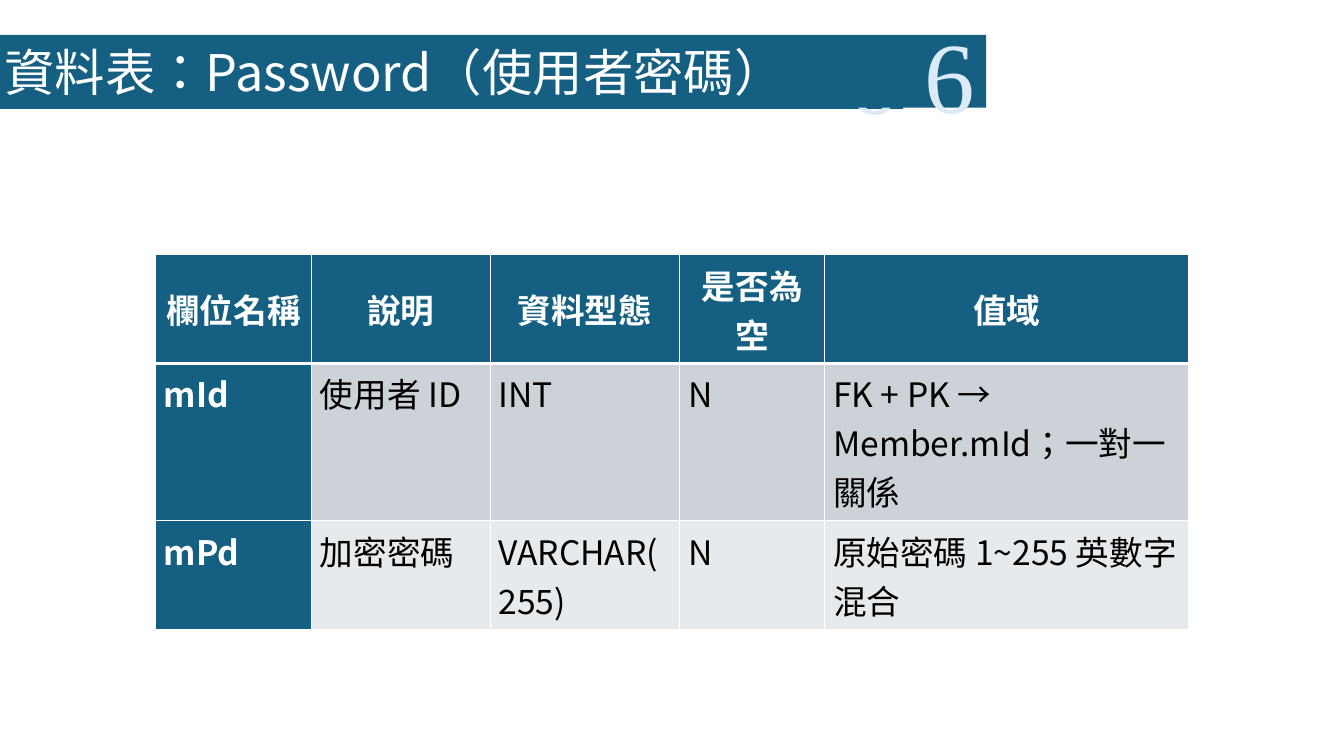
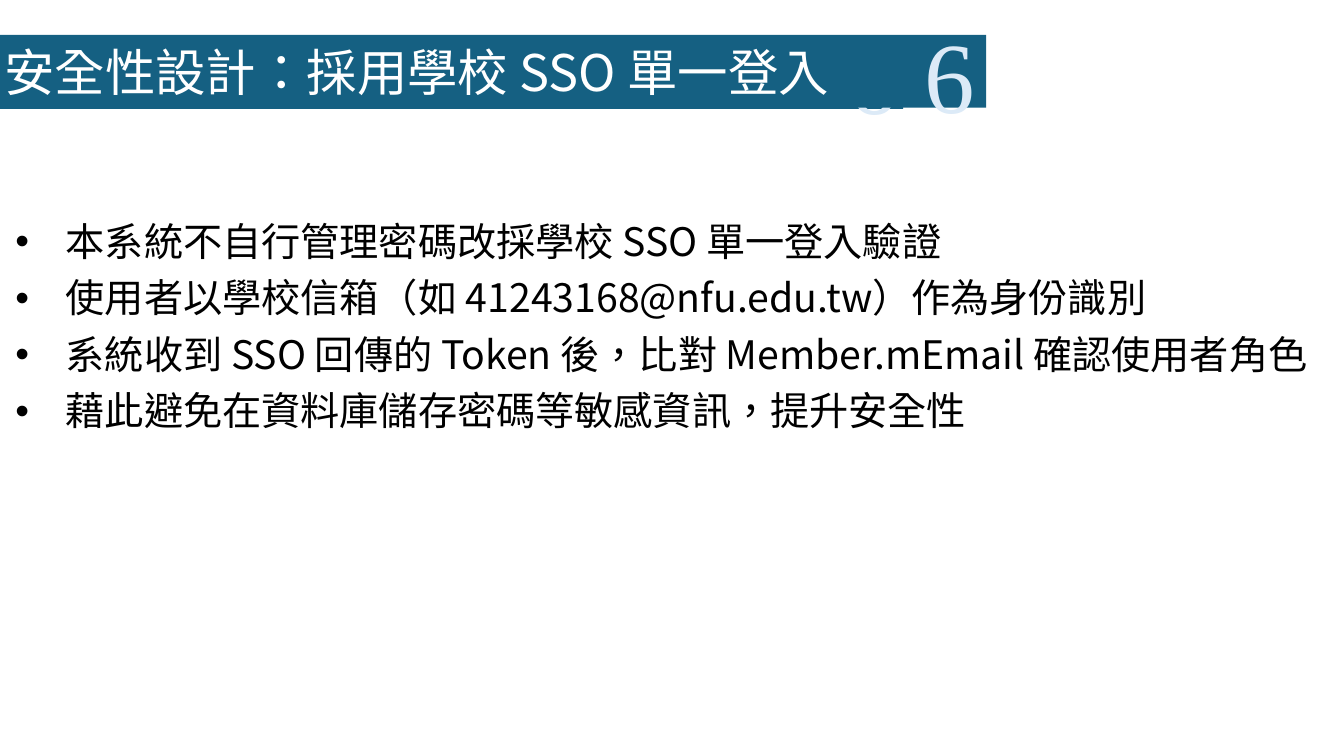
Before and after one commit to LazyEmotionO/NFU_DATABASE, a slide deck: slide 14 of 第四組_資料庫系統期末Part I簡報.pptx. Drawn at 1344x756 pixels with LibreOffice and Linux fonts; fonts in the diff are those of the drawing. Boxes give left, top, right and bottom in pixels: in the first picture for what was removed or moved away, otherwise in the second. Text is boxed around its words. In the diff, an @@ line names an element or a change of style, - is before the commit and + after.

Commit message:
update password to SSO vaild

```diff
--- a/第四組_資料庫系統期末Part I簡報.pptx
+++ b/第四組_資料庫系統期末Part I簡報.pptx
@@ text at box(4, 48, 829, 95): text changed @@
-資料表：Password（使用者密碼）
+安全性設計：採用學校 SSO 單一登入
@@ text added at box(66, 222, 1307, 429), 28 pt, text #000000 @@
+• 本系統不自行管理密碼改採學校 SSO 單一登入驗證
+• 使用者以學校信箱（如 41243168@nfu.edu.tw）作為身份識別
+• 系統收到 SSO 回傳的 Token 後，比對 Member.mEmail 確認使用者角色
+• 藉此避免在資料庫儲存密碼等敏感資訊，提升安全性
@@ table removed at box(155, 255, 1189, 625), 3 rows, 5 columns @@
-欄位名稱 | 說明 | 資料型態 | 是否為空 | 值域
-mId | 使用者 ID | INT | N | FK + PK → Member.mId；一對一關係
-mPd | 加密密碼 | VARCHAR(255) | N | 原始密碼 1~255 英數字混合
```
Also in this commit, not shown: 3 other slides changed, 2 other files.
